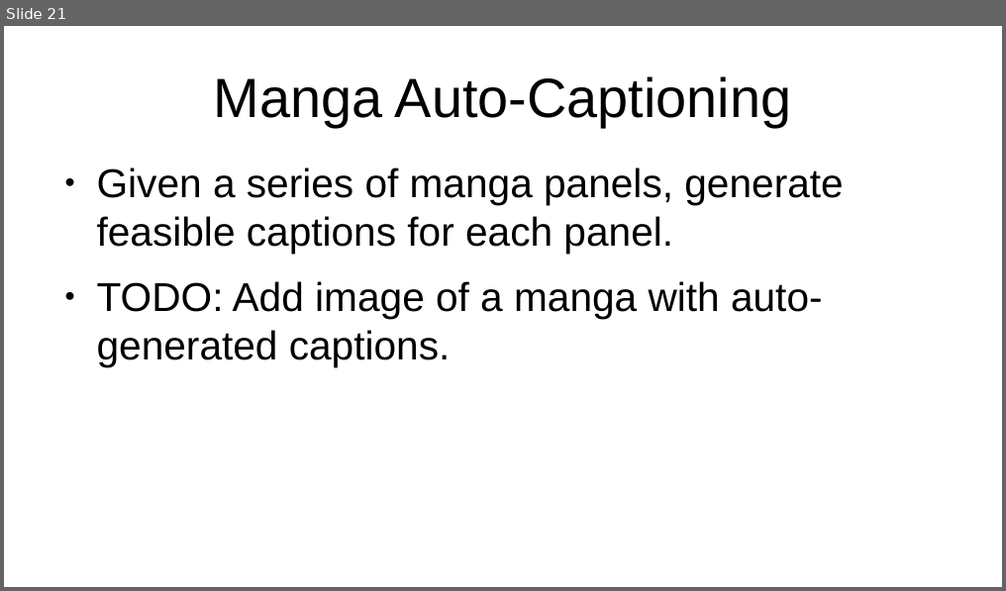
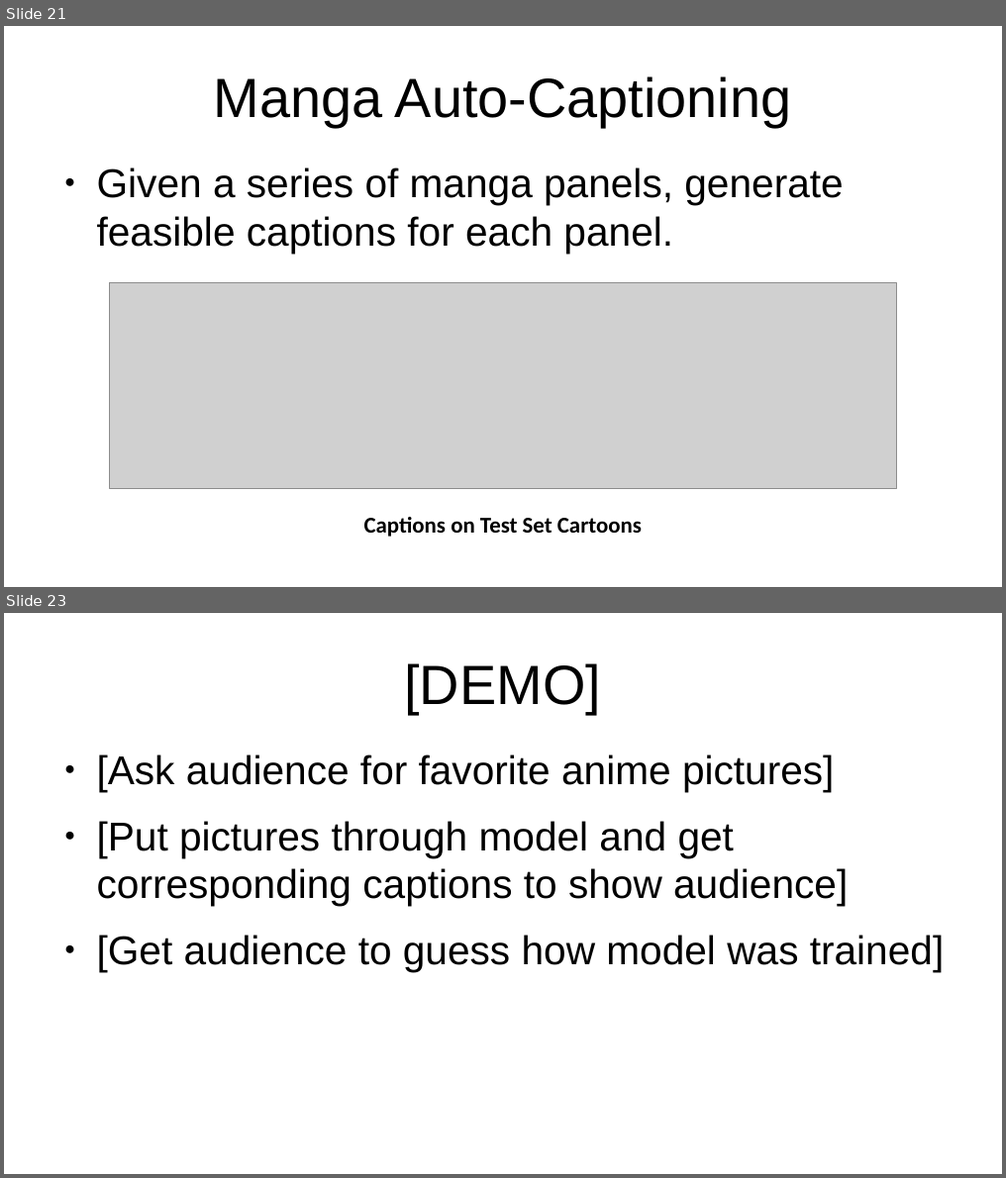
Before and after one commit to kkokilep/Cant-Spell-Anime-Without-AI, a slide deck: presentation/presentation-0.odp. Shown one above the other, each under a label of ours: slide 21 before the commit, slides 21 and 23 after it; the slides between them are not shown. The pictures are 1006x591 and 1006x1178 pixels, drawn with LibreOffice and Linux fonts; fonts in the diff are those of the drawing; grey boxes stand for pictures. Boxes give left, top, right and bottom in pixels: in the first picture for what was removed or moved away, otherwise in the second. Text is boxed around its words. In the diff, an @@ line names an element or a change of style, - is before the commit and + after.

```diff
--- a/presentation/presentation-0.odp
+++ b/presentation/presentation-0.odp
@@ slide 23 added at (4, 613, 1002, 1174), background #FFFFFF @@
@@ title added at (405, 663, 601, 714), 44 pt, text #000000 @@
+[DEMO]
@@ text added at (97, 755, 944, 972), 32 pt, text #000000 @@
+● [Ask audience for favorite anime pictures]
+● [Put pictures through model and get corresponding captions to show audience]
+● [Get audience to guess how model was trained]
@@ slide 21 changed as well @@
@@ text "Given a series of manga ..." at (97, 168, 843, 253): indent changed @@
@@ text at (97, 281, 823, 368): paragraph removed @@
-● TODO: Add image of a manga with auto-generated captions.
@@ picture added at (110, 283, 897, 488) @@
@@ text added at (364, 517, 642, 537), 18 pt, text #000000, bold @@
+Captions on Test Set Cartoons
```
Also in this commit, not shown: 20 other slides changed, 1 slide removed.
